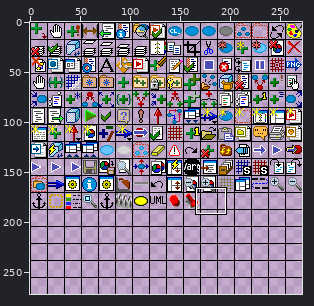
A sprite sheet gets an edit: Delivery/studio/bitmaps/png/studio_icon_matrix.png. Above, an overview of the earlier version with the close-up marked.
Close-up. Earlier state:
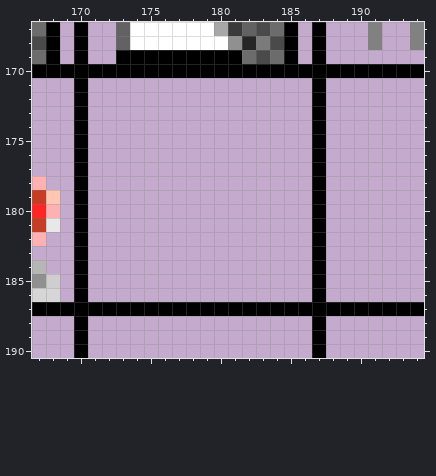
The file is 272x272 pixels. Colours within 5 levels of each other are drawn and written as one. Shown: x 167..194, y 167..190.
The result:
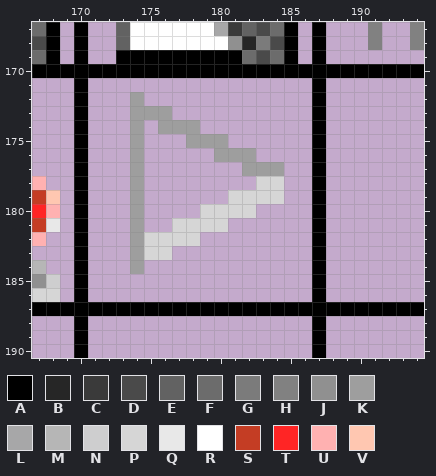
Palette (. is transparent): A #000000  B #262626  C #3a3a3a  D #4a4a4a  E #626262  F #6c6c6c  G #7b7b7b  H #818181  J #909090  K #9e9e9e  L #a7a7a8  M #b6b6b6  N #cececf  P #d6d6d6  Q #e8e8e8  R #ffffff  S #c43d24  T #ff2525  U #ffb1b1  V #ffc7b1
The edit:
The author put colour K in row 172 at x 174; in row 173 at x 174 to 176; in row 174 at x 174 and 176 to 178; in row 175 at x 174 and 178 to 180; in row 176 at x 174 and 180 to 182; in row 177 at x 174 and 182 to 184.
The author put colour K in rows 178 to 184 at x 174.
The author put colour P in row 178 at x 183 to 184; in row 179 at x 181 to 184; in row 180 at x 179 to 182; in row 181 at x 177 to 180; in row 182 at x 175 to 178; in row 183 at x 175 to 176.
Changed places in both close-ups, as pixel boxes (x1, y1, x2, y2):
added: (130, 92, 284, 274)
